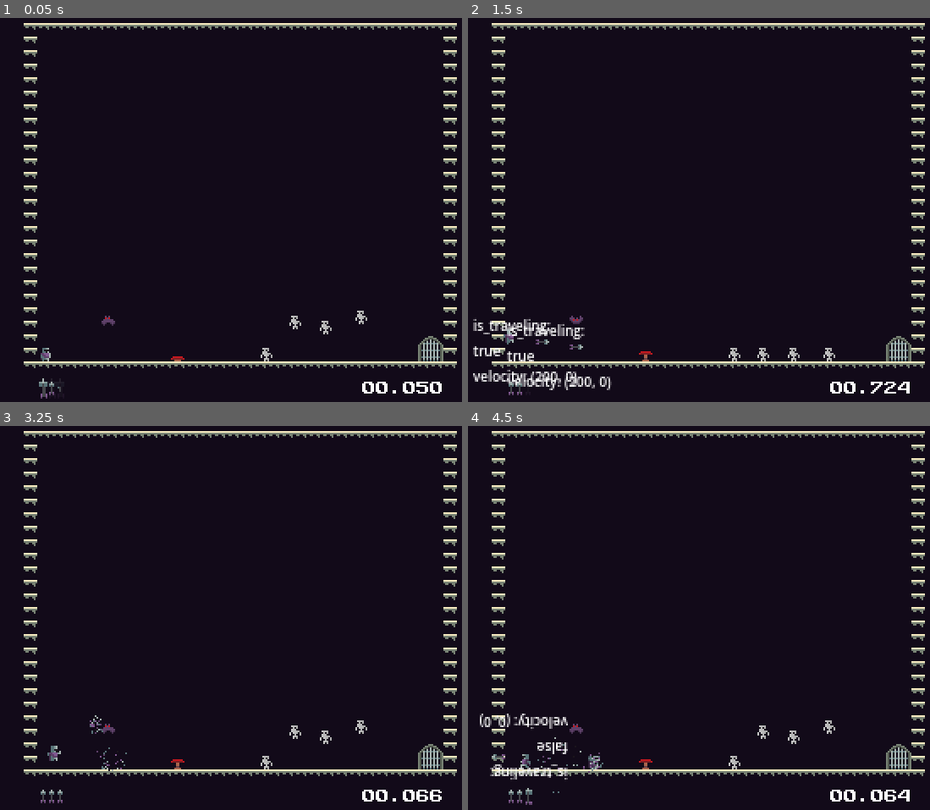
Above: before the commit, frames 1-4 (two rows, left to right).
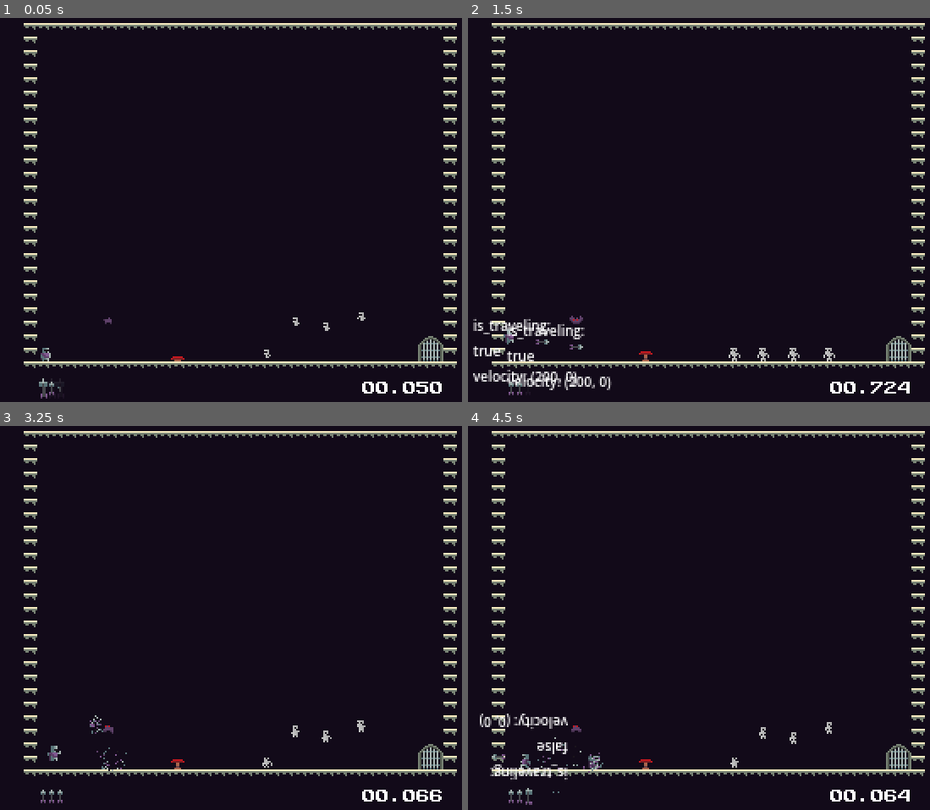
Above: after the commit, the same moments.

Repository: MadDevInc/Gladitta
Game: Godot game, scene res://ambiente_de_teste.tscn
Same seed, same stepped clock (60 frames per second), same inputs: the game is played once before the commit and once after it.
Inputs (mouse positions are in pixels of both pictures, inside the frame that each line leads up to):
- Up to frame 1 (0.05 s): no input
- Up to frame 2 (1.5 s): move the mouse to (828, 179) at 0.52 s; hold Right mouse button (shoot) 0.53-1.28 s; hold D (move_right) from 0.53 s (still down); tap E (boomerang) at 0.6 s; tap Space (jump) at 0.77 s; move the mouse to (601, 217) at 1.27 s; right-click (601, 217) at 1.35 s
- Up to frame 3 (3.25 s): tap Space (jump) at 1.52, 3.02 s; tap E (boomerang) at 1.55, 2.85 s; move the mouse to (295, 518) at 2.02 s; release D (move_right) at 2.03 s; hold A (move_left) 2.03-2.78 s; hold Right mouse button (shoot) 2.03-2.78 s; click (295, 518) at 2.1 s; move the mouse to (212, 687) at 2.77 s; hold D (move_right) from 2.78 s (still down)
- Up to frame 4 (4.5 s): move the mouse to (869, 667) at 3.52 s; hold Shift (dash_trigger) 3.53-4.28 s; tap Space (jump) at 3.77 s; right-click (869, 667) at 3.8 s; tap R (reset) at 4.15 s; move the mouse to (546, 545) at 4.27 s; release D (move_right) at 4.28 s; hold A (move_left) from 4.28 s (still down); right-click (546, 545) at 4.35 s

The runs differ from the first frame. In frame 1, 0.2% of the frame differs, in the area x 21-80%, y 76-90%; in frame 2, nothing differs; in frame 3, less than 0.1%; in frame 4, 0.1%.

Commit message:
Improved Boomerang Behaviour (Throw and Player Kill On Bouce Back)- Added Spawn Animations for Enemies

Diff:
--- a/gladitta/Scenes/Characters/Enemy/Enemy/bat.tscn
+++ b/gladitta/Scenes/Characters/Enemy/Enemy/bat.tscn
@@ -35,7 +35,44 @@
 size = Vector2(0.15, 7)
 
 [sub_resource type="RectangleShape2D" id="RectangleShape2D_4pv1n"]
-size = Vector2(9, 8)
+size = Vector2(10, 9)
+
+[sub_resource type="Animation" id="Animation_1go4p"]
+resource_name = "spawn"
+length = 0.2
+tracks/0/type = "value"
+tracks/0/imported = false
+tracks/0/enabled = true
+tracks/0/path = NodePath("AnimatedSprite2D:scale")
+tracks/0/interp = 1
+tracks/0/loop_wrap = true
+tracks/0/keys = {
+"times": PackedFloat32Array(0, 0.1, 0.2),
+"transitions": PackedFloat32Array(1, 1, 1),
+"update": 0,
+"values": [Vector2(0, 0), Vector2(1.25, 1.25), Vector2(1, 1)]
+}
+
+[sub_resource type="Animation" id="Animation_tv2m0"]
+length = 0.001
+tracks/0/type = "value"
+tracks/0/imported = false
+tracks/0/enabled = true
+tracks/0/path = NodePath("AnimatedSprite2D:scale")
+tracks/0/interp = 1
+tracks/0/loop_wrap = true
+tracks/0/keys = {
+"times": PackedFloat32Array(0),
+"transitions": PackedFloat32Array(1),
+"update": 0,
+"values": [Vector2(1, 1)]
+}
+
+[sub_resource type="AnimationLibrary" id="AnimationLibrary_b5xh3"]
+_data = {
+"RESET": SubResource("Animation_tv2m0"),
+"spawn": SubResource("Animation_1go4p")
+}
 
 [node name="Bat" type="CharacterBody2D" groups=["Enemy", "Solid"]]
 motion_mode = 1
@@ -48,7 +85,6 @@
 [node name="AnimatedSprite2D" type="AnimatedSprite2D" parent="."]
 sprite_frames = SubResource("SpriteFrames_58nbo")
 animation = &"idle"
-frame_progress = 0.4394
 
 [node name="RWallDetector" type="Area2D" parent="."]
 
@@ -70,6 +106,12 @@
 position = Vector2(0, -0.5)
 shape = SubResource("RectangleShape2D_4pv1n")
 
+[node name="AnimationPlayer" type="AnimationPlayer" parent="."]
+libraries = {
+"": SubResource("AnimationLibrary_b5xh3")
+}
+autoplay = "spawn"
+
 [connection signal="body_entered" from="RWallDetector" to="." method="_on_r_wall_detector_body_entered"]
 [connection signal="body_entered" from="LWallDetector" to="." method="_on_l_wall_detector_body_entered"]
 [connection signal="area_entered" from="Detector" to="." method="_on_detector_area_entered"]
--- a/gladitta/Scenes/Characters/Enemy/Enemy/skeleton.gd
+++ b/gladitta/Scenes/Characters/Enemy/Enemy/skeleton.gd
@@ -79,7 +79,6 @@
 			if body.is_traveling():
 				kill()
 	if body.is_in_group("Boomerang"):
-		print("achou")
 		kill()
 
 func kill():
--- a/gladitta/Scenes/Characters/Enemy/Enemy/skeleton.tscn
+++ b/gladitta/Scenes/Characters/Enemy/Enemy/skeleton.tscn
@@ -56,6 +56,43 @@
 [sub_resource type="RectangleShape2D" id="RectangleShape2D_4pv1n"]
 size = Vector2(10, 11)
 
+[sub_resource type="Animation" id="Animation_b6o7n"]
+resource_name = "spawn"
+length = 0.2
+tracks/0/type = "value"
+tracks/0/imported = false
+tracks/0/enabled = true
+tracks/0/path = NodePath("AnimatedSprite2D:scale")
+tracks/0/interp = 1
+tracks/0/loop_wrap = true
+tracks/0/keys = {
+"times": PackedFloat32Array(0, 0.1, 0.2),
+"transitions": PackedFloat32Array(1, 1, 1),
+"update": 0,
+"values": [Vector2(0, 0), Vector2(1.25, 1.25), Vector2(1, 1)]
+}
+
+[sub_resource type="Animation" id="Animation_hcm80"]
+length = 0.001
+tracks/0/type = "value"
+tracks/0/imported = false
+tracks/0/enabled = true
+tracks/0/path = NodePath("AnimatedSprite2D:scale")
+tracks/0/interp = 1
+tracks/0/loop_wrap = true
+tracks/0/keys = {
+"times": PackedFloat32Array(0),
+"transitions": PackedFloat32Array(1),
+"update": 0,
+"values": [Vector2(1, 1)]
+}
+
+[sub_resource type="AnimationLibrary" id="AnimationLibrary_8vp70"]
+_data = {
+"RESET": SubResource("Animation_hcm80"),
+"spawn": SubResource("Animation_b6o7n")
+}
+
 [node name="Skeleton" type="CharacterBody2D" groups=["Enemy", "Solid"]]
 script = ExtResource("1_2n3iy")
 
@@ -94,6 +131,12 @@
 [node name="CollisionShape2D" type="CollisionShape2D" parent="Detector"]
 shape = SubResource("RectangleShape2D_4pv1n")
 
+[node name="AnimationPlayer" type="AnimationPlayer" parent="."]
+libraries = {
+"": SubResource("AnimationLibrary_8vp70")
+}
+autoplay = "spawn"
+
 [connection signal="body_entered" from="RWallDetector" to="." method="_on_r_wall_detector_body_entered"]
 [connection signal="body_entered" from="LWallDetector" to="." method="_on_l_wall_detector_body_entered"]
 [connection signal="area_entered" from="Detector" to="." method="_on_detector_area_entered"]
--- a/gladitta/Scenes/Characters/Player/Boomerang/boomerang.gd
+++ b/gladitta/Scenes/Characters/Player/Boomerang/boomerang.gd
@@ -34,12 +34,19 @@
 		dir.x = -dir.x
 	if body.is_in_group("Solid") and body is TileMapLayer:
 		shooter = null
+		reset_collider()
 
 func _on_vertical_detector_body_entered(body: Node2D) -> void:
 	if body.is_in_group("Solid") and !body.is_in_group("Enemy"):
 		dir.y = -dir.y
 	if body.is_in_group("Solid") and body is TileMapLayer:
 		shooter = null
+		reset_collider()
+
+func reset_collider():
+	$CollisionShape2D.set_deferred("disabled", true)
+	await get_tree().create_timer(0.05).timeout
+	$CollisionShape2D.set_deferred("disabled", false)
 
 func _on_player_death():
 	self.queue_free()
--- a/gladitta/Scenes/Characters/Player/player.gd
+++ b/gladitta/Scenes/Characters/Player/player.gd
@@ -101,6 +101,7 @@
 			if double_click:
 				first_click = false
 				double_click = false
+				shoot_direction = direction
 				instantiate_boomerang()
 			Engine.time_scale = 1.0
 			$DirectionPivot.hide()
@@ -241,6 +242,9 @@
 		launch(shoot_direction * 0.75)
 
 func instantiate_boomerang():
+	if shoot_direction.y == 1 and is_on_floor():
+		return
+
 	var boomerang_instance = boomerang_scene.instantiate()
 	boomerang_instance.set_direction(direction)
 	get_parent().add_child(boomerang_instance)
Not shown: 1 places in gladitta/Scenes/Characters/Enemy/Enemy/bat.tscn that only renumber resources
Not shown: 1 places in gladitta/Scenes/Characters/Enemy/Enemy/skeleton.tscn that only renumber resources
